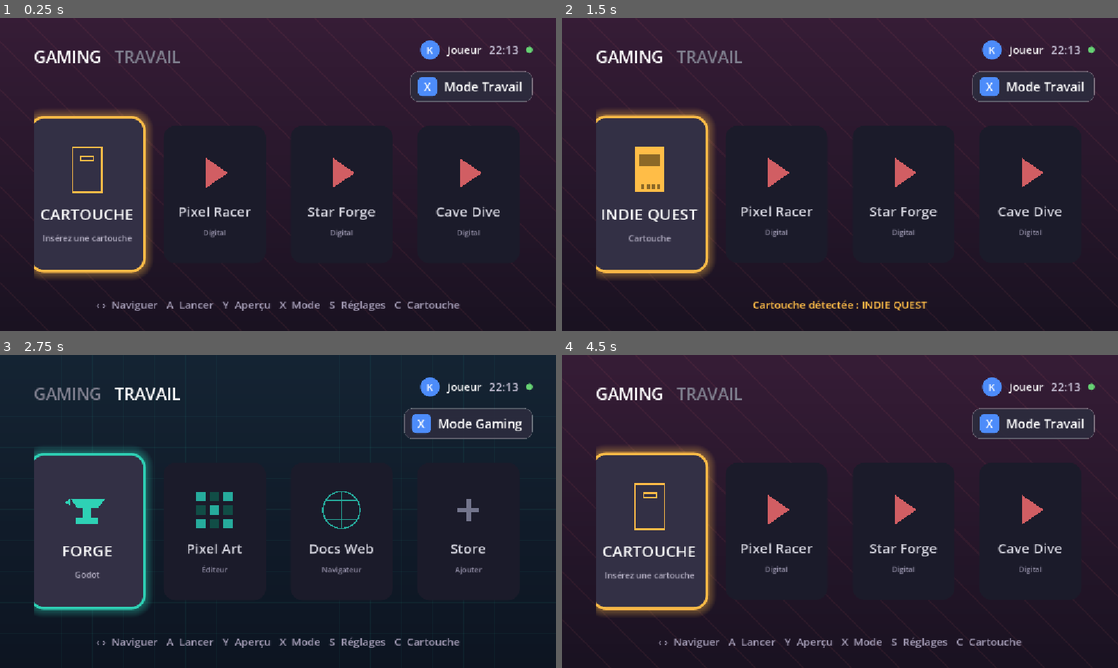
Above: before the commit, frames 1-4 (two rows, left to right).
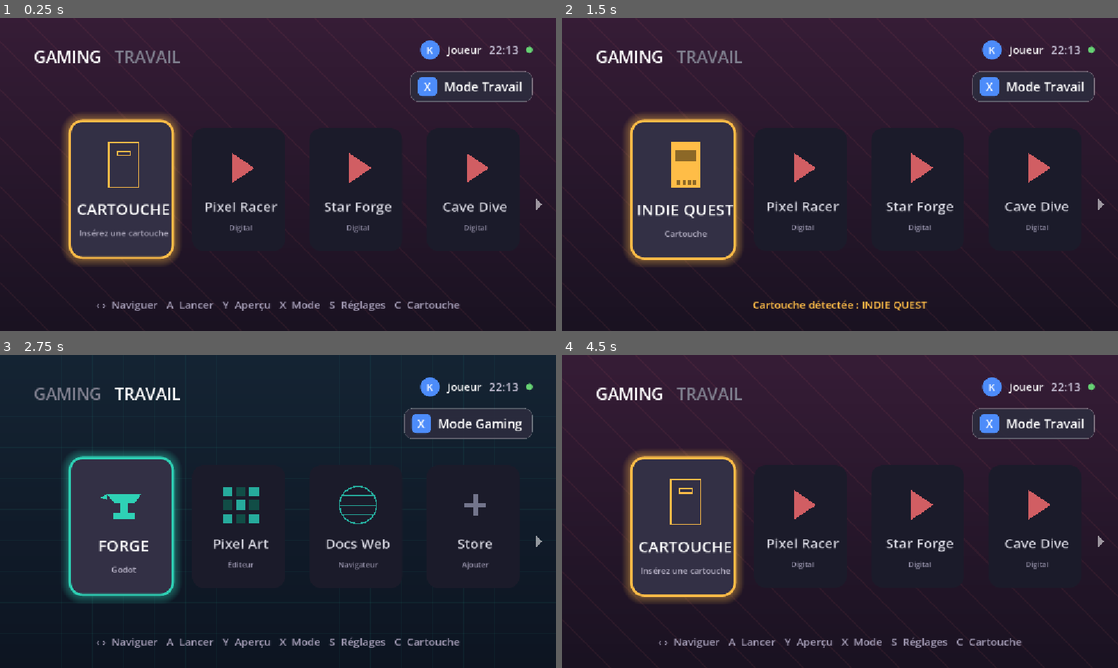
Above: after the commit, the same moments.

Repository: kilian-quittard/gaming-console-os
Game: Godot game, scene res://scenes/Main.tscn
Same seed, same stepped clock (60 frames per second), same inputs: the game is played once before the commit and once after it.
Inputs:
- Up to frame 1 (0.25 s): no input
- Up to frame 2 (1.5 s): tap Enter (ui_accept) at 0.5, 0.77, 1.25 s; hold Right (ui_right) 0.53-1.28 s; hold Y (preview) 0.53-1.28 s; hold Down (ui_down) from 1.28 s (still down); tap C (toggle_cartridge) at 1.35 s
- Up to frame 3 (2.75 s): tap Enter (ui_accept) at 1.52, 2 s; release Down (ui_down) at 2.03 s; hold Right (ui_right) from 2.03 s (still down); hold X (toggle_mode) from 2.03 s (still down)
- Up to frame 4 (4.5 s): tap Enter (ui_accept) at 2.75, 3.02, 3.5, 3.77, 4.25 s; release Right (ui_right) at 2.78 s; release X (toggle_mode) at 2.78 s; hold Up (ui_up) 2.78-3.53 s; tap Y (preview) at 2.85 s; hold C (toggle_cartridge) 3.53-4.28 s; hold Left (ui_left) from 3.53 s (still down); tap X (toggle_mode) at 4.35 s

The runs differ from the first frame. In frame 1, 10% of the frame differs, in the area x 6-98%, y 29-84%; in frame 2, 11%; in frame 3, 11%; in frame 4, 10%.

Commit message:
Front-end: smaller tiles, gutter so hovered edge tiles aren't clipped, scroll arrows
Tiles a bit smaller (height 268, width = (viewport - 2*gutter - seps)/4). Added GUTTER side padding + margin-based scroll so the selected/hovered tile always keeps a gutter from the edges (never clipped when scaled). Left/right chevron arrows in the side margins appear only when there is more of the list to scroll that way.

Co-Authored-By: Claude Opus 4.8 <noreply@anthropic.com>

Diff:
--- a/frontend/scripts/Main.gd
+++ b/frontend/scripts/Main.gd
@@ -14,9 +14,10 @@
 
 const AMBER := Color(1.0, 0.74, 0.28)
 const X_BLUE := Color(0.30, 0.55, 0.98)
-const TILE_SIZE := Vector2(240, 300)
+const TILE_SIZE := Vector2(240, 268)
 const VISIBLE_TILES := 4   # how many tiles fill the row at once (rest scroll in)
 const ROW_SEP := 40
+const GUTTER := 40         # inner side padding so a hovered edge tile isn't clipped
 
 # Content per mode. kind drives the icon style. (All placeholders for now.)
 const CONTENT := [
@@ -66,6 +67,9 @@
 
 var _scroll: ScrollContainer = null
 var _clock: Label = null
+var _arrow_left: Control = null
+var _arrow_right: Control = null
+var _scroll_tween: Tween = null
 var _tiles: Array[Panel] = []
 var _tweens: Array = []
 
@@ -217,8 +221,25 @@
 	_row.size_flags_horizontal = Control.SIZE_EXPAND_FILL
 	_row.alignment = BoxContainer.ALIGNMENT_CENTER
 	# Taller than a tile so the scaled selected tile stays centered (no top clip).
-	_row.custom_minimum_size.y = 360
+	_row.custom_minimum_size.y = 340
 	_scroll.add_child(_row)
+
+	# Scroll affordance arrows in the side margins (shown when more to explore).
+	_arrow_left = _make_arrow(true)
+	_arrow_left.set_anchors_preset(Control.PRESET_LEFT_WIDE)
+	_arrow_left.offset_left = 18
+	_arrow_left.offset_top = 185
+	_arrow_left.offset_bottom = -60
+	_arrow_left.custom_minimum_size = Vector2(34, 0)
+	add_child(_arrow_left)
+
+	_arrow_right = _make_arrow(false)
+	_arrow_right.set_anchors_preset(Control.PRESET_RIGHT_WIDE)
+	_arrow_right.offset_right = -18
+	_arrow_right.offset_left = -52
+	_arrow_right.offset_top = 185
+	_arrow_right.offset_bottom = -60
+	add_child(_arrow_right)
 
 	# Bottom hints
 	_status = Label.new()
@@ -230,6 +251,36 @@
 	_status.offset_top = -70
 	_status.offset_bottom = -34
 	add_child(_status)
+
+
+func _make_arrow(left: bool) -> Control:
+	var c := Control.new()
+	c.mouse_filter = Control.MOUSE_FILTER_IGNORE
+	c.visible = false
+	c.draw.connect(func() -> void: _draw_arrow(c, left))
+	return c
+
+
+func _draw_arrow(c: Control, left: bool) -> void:
+	var cx := c.size.x * 0.5
+	var cy := c.size.y * 0.5
+	var w := 13.0
+	var h := 24.0
+	var col := Color(1, 1, 1, 0.55)
+	if left:
+		c.draw_colored_polygon(PackedVector2Array([
+			Vector2(cx + w * 0.5, cy - h * 0.5), Vector2(cx + w * 0.5, cy + h * 0.5), Vector2(cx - w * 0.5, cy),
+		]), col)
+	else:
+		c.draw_colored_polygon(PackedVector2Array([
+			Vector2(cx - w * 0.5, cy - h * 0.5), Vector2(cx - w * 0.5, cy + h * 0.5), Vector2(cx + w * 0.5, cy),
+		]), col)
+
+
+func _make_gutter() -> Control:
+	var c := Control.new()
+	c.custom_minimum_size = Vector2(GUTTER, 0)
+	return c
 
 
 func _update_clock() -> void:
@@ -408,11 +459,13 @@
 	if _mode == 0 and _cartridge_inserted:
 		items[0] = CARTRIDGE_GAME.duplicate()
 		items[0]["kind"] = "cartridge_in"
+	_row.add_child(_make_gutter())  # leading padding so edge tile isn't clipped
 	for item in items:
 		var tile := _make_tile(item)
 		_row.add_child(tile)
 		_tiles.append(tile)
 		_tweens.append(null)
+	_row.add_child(_make_gutter())  # trailing padding
 	if _scroll:
 		_scroll.scroll_horizontal = 0
 
@@ -431,7 +484,7 @@
 	if _scroll == null or _tiles.is_empty():
 		return
 	var avail := _scroll.size.x
-	var tw := (avail - (VISIBLE_TILES - 1) * ROW_SEP) / float(VISIBLE_TILES)
+	var tw := (avail - 2 * GUTTER - (VISIBLE_TILES - 1) * ROW_SEP) / float(VISIBLE_TILES)
 	tw = maxf(tw, 160.0)
 	for tile in _tiles:
 		tile.custom_minimum_size.x = tw
@@ -520,9 +573,35 @@
 		tw.tween_property(tile, "scale", target, 0.26)
 		_tweens[i] = tw
 
-	# Keep the selected tile in view when the row scrolls.
-	if _scroll and _selected < _tiles.size():
-		_scroll.ensure_control_visible(_tiles[_selected])
+	_update_scroll_and_arrows()
+
+
+# Scroll so the selected tile keeps a GUTTER margin from both edges (never
+# clipped when hovered/scaled), and toggle the left/right "more" arrows.
+func _update_scroll_and_arrows() -> void:
+	if _scroll == null or _selected >= _tiles.size():
+		return
+	var tile := _tiles[_selected]
+	var view_w := _scroll.size.x
+	var max_scroll := maxf(_row.size.x - view_w, 0.0)
+	var sx := float(_scroll.scroll_horizontal)
+	var tleft := tile.position.x
+	var tright := tile.position.x + tile.size.x
+	if tleft - GUTTER < sx:
+		sx = tleft - GUTTER
+	elif tright + GUTTER > sx + view_w:
+		sx = tright + GUTTER - view_w
+	sx = clampf(sx, 0.0, max_scroll)
+
+	if _scroll_tween and _scroll_tween.is_valid():
+		_scroll_tween.kill()
+	_scroll_tween = create_tween()
+	_scroll_tween.tween_property(_scroll, "scroll_horizontal", int(round(sx)), 0.18)
+
+	if _arrow_left:
+		_arrow_left.visible = sx > 1.0
+	if _arrow_right:
+		_arrow_right.visible = sx < max_scroll - 1.0
 
 
 # ---- Input -----------------------------------------------------------------
